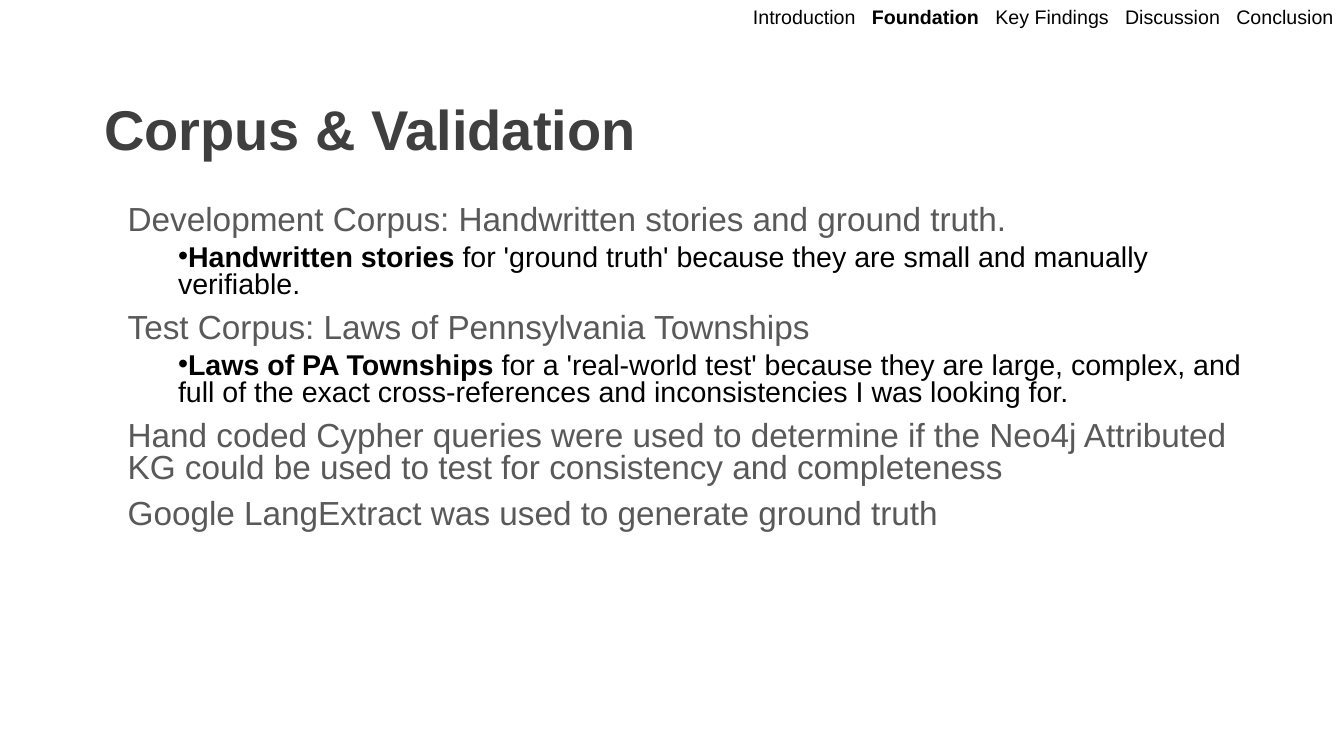
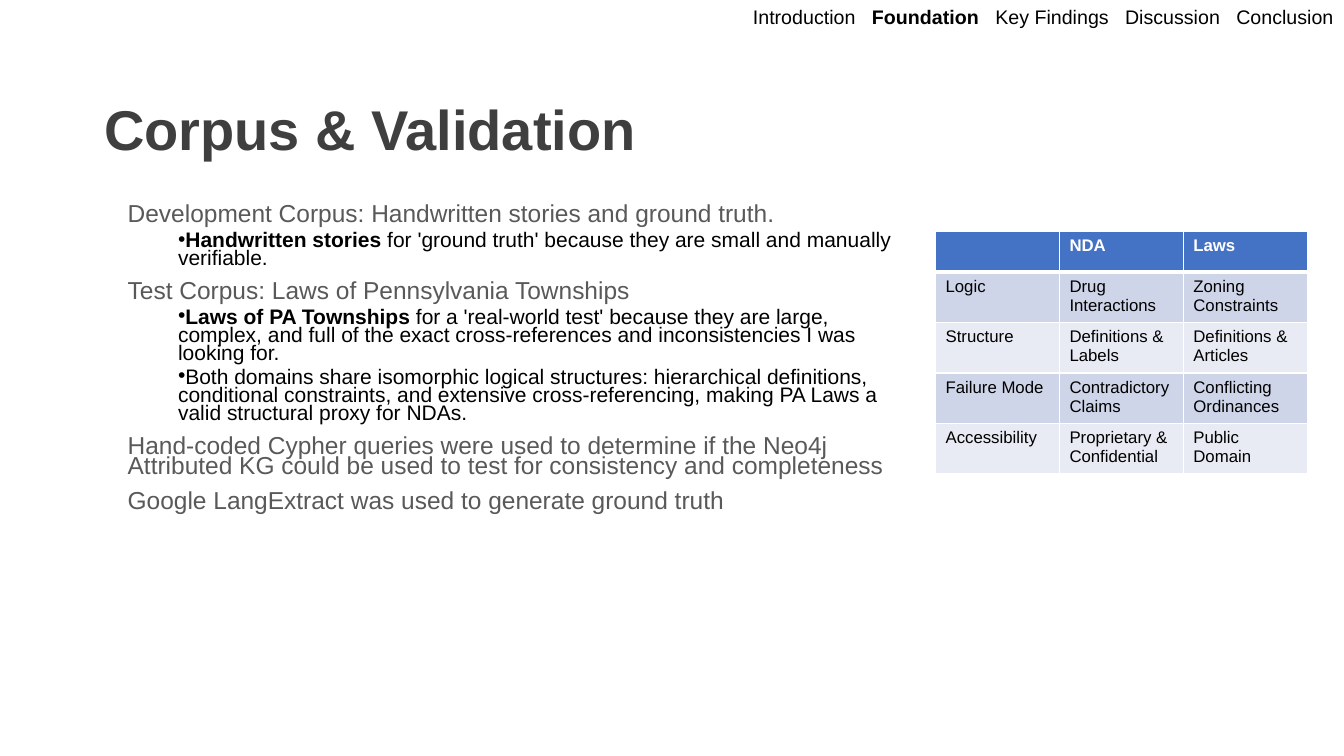
Before and after one commit to OwlSaver/GWU, a slide deck: slide 13 of Praxis/Defense/Wacey Praxis Defense.pptx (slide 12 before the commit). Drawn at 1344x756 pixels with LibreOffice and Linux fonts; fonts in the diff are those of the drawing; background and template pictures are left out. Boxes give left, top, right and bottom in pixels: in the first picture for what was removed or moved away, otherwise in the second. Text is boxed around its words. In the diff, an @@ line names an element or a change of style, - is before the commit and + after.

```diff
--- a/Praxis/Defense/Wacey Praxis Defense.pptx
+++ b/Praxis/Defense/Wacey Praxis Defense.pptx
@@ text at [128,204,891,514]: size 23.8 to 17.5 pt in "Development Corpus: Handwritten stories and ground truth.", "Test Corpus: Laws of Pennsylvania Townships", "Google LangExtract was used to generate ground ..."; size 20.4 to 15 pt in "Handwritten stories for 'ground truth' because they ...", "Laws of PA Townships for a 'real-world ..."; line spacing 0.8 to 0.7 @@
@@ table added at [936,231,1308,474], 5 rows, 3 columns @@
+ | NDA | Laws
+Logic | Drug Interactions | Zoning Constraints
+Structure | Definitions & Labels | Definitions & Articles
+Failure Mode | Contradictory Claims | Conflicting Ordinances
+Accessibility | Proprietary & Confidential | Public Domain
@@ text at [128,368,883,479]: text changed; size 23.8 to 15 pt; text colour #595959 to #000000 @@
-Hand coded Cypher queries were used to determine if the Neo4j Attributed KG could be used to test for consistency and completeness
+  • Both domains share isomorphic logical structures: hierarchical definitions, conditional constraints, and extensive cross-referencing, making PA Laws a valid structural proxy for NDAs.
+Hand-coded Cypher queries were used to determine if the Neo4j Attributed KG could be used to test for consistency and completeness
```
Also in this commit, not shown: 16 other slides changed, 9 slides added, 2 other files.
